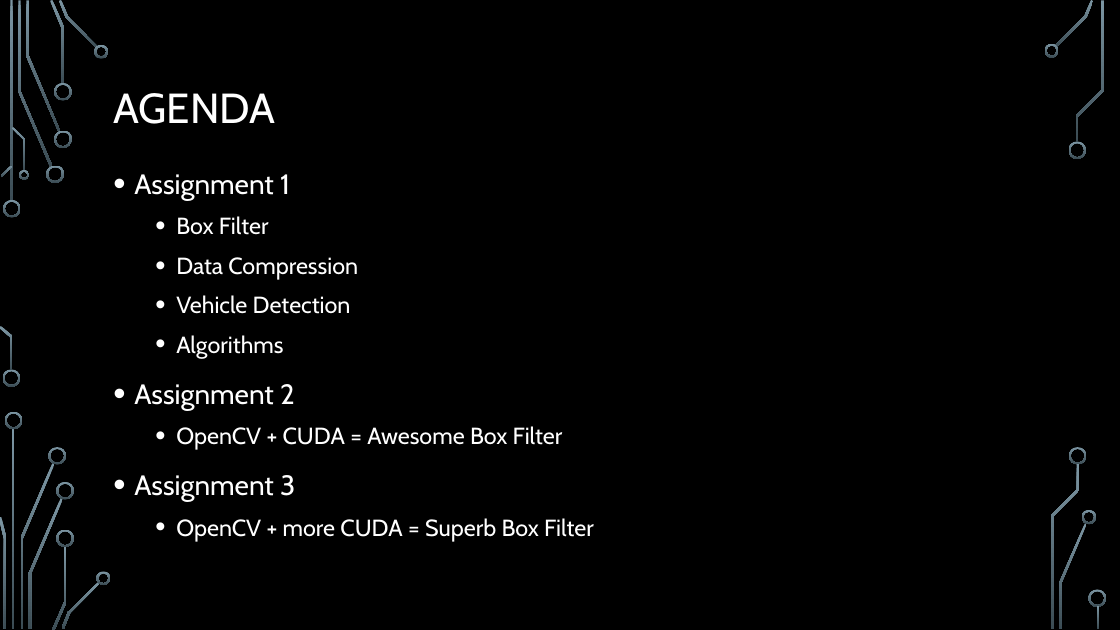
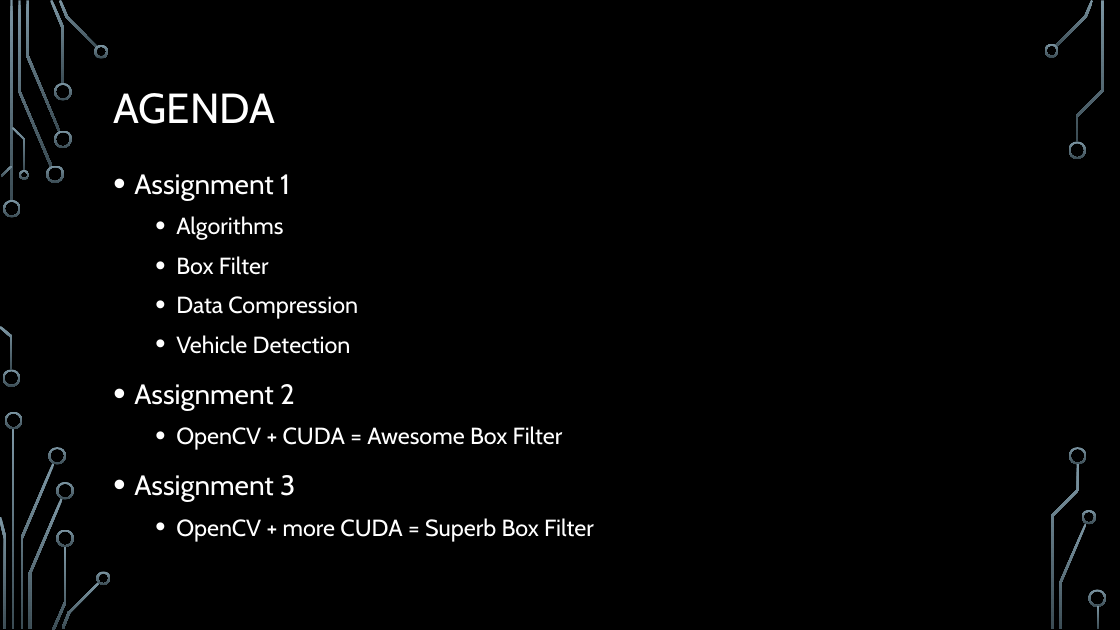
Before and after one commit to RosarioAleCali/DPS915_Final_Project, a slide deck: slide 2 of Project Presentation.pptx. Drawn at 1120x630 pixels with LibreOffice and Linux fonts; fonts in the diff are those of the drawing; background and template pictures are left out. Boxes give left, top, right and bottom in pixels: in the first picture for what was removed or moved away, otherwise in the second. Text is boxed around its words. In the diff, an @@ line names an element or a change of style, - is before the commit and + after.

```diff
--- a/Project Presentation.pptx
+++ b/Project Presentation.pptx
@@ text at box(176, 216, 283, 240): paragraph added @@
+  • Algorithms
@@ text at box(176, 335, 283, 359): paragraph removed @@
-  • Algorithms
```
Also in this commit, not shown: 3 other files.
